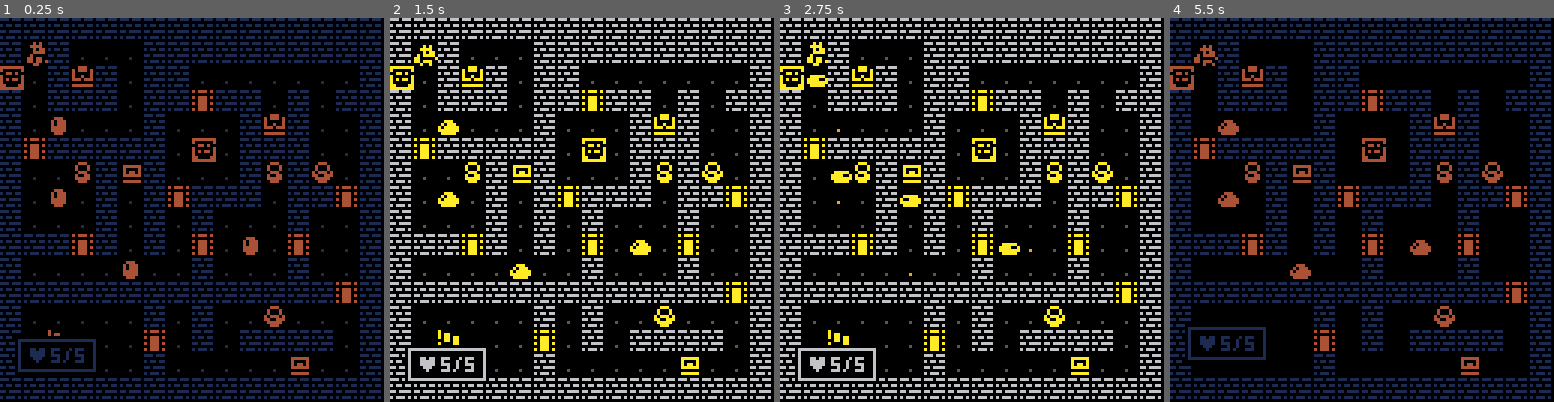
Above: before the commit, frames 1-4 (left to right).
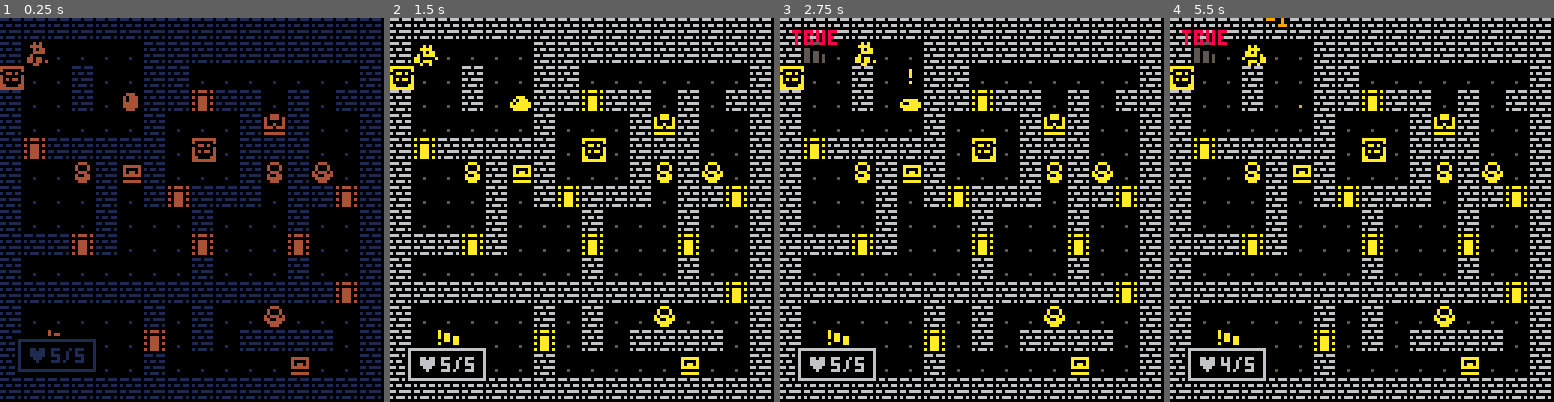
Above: after the commit, the same moments.

Repository: dryzob/pico8-games
Game: PICO-8 cartridge pork.p8
The game is run twice, just before and just after one commit, with the same random seed, the same clock (stepped at 60 frames per second) and the same inputs.
Inputs:
- Up to frame 1 (0.25 s): no input
- Up to frame 2 (1.5 s): tap X (X key) at 0.33, 1.07 s; tap O (Z key) at 0.7 s
- Up to frame 3 (2.75 s): hold Right 1.6-2.1 s; tap O (Z key) at 1.7, 2.1, 2.5 s; tap X (X key) at 1.85 s; hold Up 2.15-2.42 s; hold Right from 2.47 s (still down)
- Up to frame 4 (5.5 s): tap O (Z key) every 0.4 s from 2.9 to 5.3 s; tap X (X key) at 2.97, 4.08, 5.2 s; release Right at 3.03 s; hold Left 3.08-3.58 s; hold Down 3.63-3.97 s; hold Right 4.02-4.68 s; hold Up 4.73-5.03 s; hold Left from 5.08 s (still down)

The runs differ from the first frame. In frame 1, 1.9% of the frame differs, in the area x 12-68%, y 6-68%; in frame 2, 2.0%; in frame 3, 2.5%; in frame 4, 24%, in the area x 0-100%, y 0-100%.

Commit message:
pork - finished episode 15

Diff:
--- a/pork.p8
+++ b/pork.p8
@@ -4,7 +4,7 @@
 --[[rougelike game
 	tutorial found on youtube
 	by lazy devs
-	last ep finished: 14
+	last ep finished: 15
 ]]
 function _init()
 	t=0
@@ -324,6 +324,7 @@
 
 function iswalkable(_x,_y,mode)
 	if mode==nil then mode="" end
+	--sight
 	if not outbounds(_x,_y) then
 		local tle=mget(_x,_y)
 		if fget(tle,0)==false then
@@ -364,6 +365,43 @@
 	end
 	return true
 end
+
+function los(x1,y1,x2,y2)
+ local frst,sx,sy,dx,dy=true
+ --★
+ if dist(x1,y1,x2,y2)==1 then return true end
+ if x1<x2 then
+  sx=1
+  dx=x2-x1
+ else
+  sx=-1
+  dx=x1-x2
+ end
+ if y1<y2 then
+  sy=1
+  dy=y2-y1
+ else
+  sy=-1
+  dy=y1-y2
+ end
+ local err, e2 = dx-dy, nil
+
+ while not(x1==x2 and y1==y2) do
+  if not frst and iswalkable(x1,y1,"sight")==false then return false end
+  frst=false
+  e2=err+err
+  if e2>-dy then
+   err=err-dy
+   x1=x1+sx
+  end
+  if e2<dx then
+   err=err+dx
+   y1=y1+sy
+  end
+ end
+ return true
+end
+
 -->8
 -- ui
 
@@ -448,14 +486,13 @@
 	local m={
 		x=mx,	y=my,
 		ox=0,	oy=0,
-		sox=0,	soy=0,
 		flp=false,
-		mov=nil,
 		ani={},
 		flash=0,
 		hp=mob_hit[typ],
 		hpmax=mob_hit[typ],
-		atk=mob_atk[typ]
+		atk=mob_atk[typ],
+		task=ai_wait
 	}
 	for i=0,3 do
 		add(m.ani,mob_ani[typ]+i)
@@ -505,30 +542,55 @@
 	for m in all(mob) do
 		if m!=p_mob then
 			m.mov=nil
-			if dist(m.x,m.y,p_mob.x,p_mob.y)==1 then
-				-- attack
-				dx,dy=p_mob.x-m.x,p_mob.y-m.y
-				mobbump(m,dx,dy)
-				hitmob(m,p_mob)
-				sfx(7)
-			else
-				-- move toward
-				local bdst,bx,by=999,0,0
-				for i=1,4 do
-					local dx,dy=dirx[i],diry[i]
-					local tx,ty=m.x+dx,m.y+dy
-					if iswalkable(tx,ty,"checkmobs") then
-						local dst=dist(tx,ty,p_mob.x,p_mob.y)
-						if dst<bdst then
-							bdst,bx,by=dst,dx,dy
-						end
-					end
+			m.task(m)
+			debug[1]=los(m.x,m.y,p_mob.x,p_mob.y)
+
+		end
+	end
+end
+
+function ai_wait(m)
+	if los(m.x,m.y,p_mob.x,p_mob.y) then
+		--aggro
+		m.task=ai_attack
+		m.tx,m.ty=p_mob.x,p_mob.y
+		addfloat("!",m.x*8+2,m.y*8,10)
+	end
+end
+
+function ai_attack(m)
+	if dist(m.x,m.y,p_mob.x,p_mob.y)==1 then
+		-- attack
+		dx,dy=p_mob.x-m.x,p_mob.y-m.y
+		mobbump(m,dx,dy)
+		hitmob(m,p_mob)
+		sfx(7)
+	else
+		-- move toward
+		if los(m.x,m.y,p_mob.x,p_mob.y) then
+			m.tx,m.ty=p_mob.x,p_mob.y
+		end
+
+		if m.x==m.tx and m.y==m.ty then
+			-- de aggro
+			m.task=ai_wait
+			addfloat("?",m.x*8+2,m.y*8,10)
+		end
+
+		local bdst,bx,by=999,0,0
+		for i=1,4 do
+			local dx,dy=dirx[i],diry[i]
+			local tx,ty=m.x+dx,m.y+dy
+			if iswalkable(tx,ty,"checkmobs") then
+				local dst=dist(tx,ty,m.tx,m.ty)
+				if dst<bdst then
+					bdst,bx,by=dst,dx,dy
 				end
-				mobwalk(m,bx,by)
-				_upd=upd_aiturn
-				p_t=0
 			end
 		end
+		mobwalk(m,bx,by)
+		_upd=upd_aiturn
+		p_t=0
 	end
 end
 __gfx__
@@ -665,16 +727,16 @@
 0000000000000000000000000000000000000000000000000000000000000000000000000000000000000000000000000000000000000000000000000000000000000000000000000000000000000000000000000000000000000000000000000000000000000000000000000000000000000000000000000000000000000000
 __map__
 0202020202020202020202020202020200000000000000000000000000000000000000000000000000000000000000000000000000000000000000000000000000000000000000000000000000000000000000000000000000000000000000000000000000000000000000000000000000000000000000000000000000000000
-020f020101010202020202020202020200000000000000000000000000000000000000000000000000000000000000000000000000000000000000000000000000000000000000000000000000000000000000000000000000000000000000000000000000000000000000000000000000000000000000000000000000000000
-0601020c02010202010101010101010200000000000000000000000000000000000000000000000000000000000000000000000000000000000000000000000000000000000000000000000000000000000000000000000000000000000000000000000000000000000000000000000000000000000000000000000000000000
-02010202020102020d0202010201020200000000000000000000000000000000000000000000000000000000000000000000000000000000000000000000000000000000000000000000000000000000000000000000000000000000000000000000000000000000000000000000000000000000000000000000000000000000
-02010301010102010101020c0201010200000000000000000000000000000000000000000000000000000000000000000000000000000000000000000000000000000000000000000000000000000000000000000000000000000000000000000000000000000000000000000000000000000000000000000000000000000000
+020f010101010202020202020202020200000000000000000000000000000000000000000000000000000000000000000000000000000000000000000000000000000000000000000000000000000000000000000000000000000000000000000000000000000000000000000000000000000000000000000000000000000000
+0601010201010202010101010101010200000000000000000000000000000000000000000000000000000000000000000000000000000000000000000000000000000000000000000000000000000000000000000000000000000000000000000000000000000000000000000000000000000000000000000000000000000000
+02010102010302020d0202010201020200000000000000000000000000000000000000000000000000000000000000000000000000000000000000000000000000000000000000000000000000000000000000000000000000000000000000000000000000000000000000000000000000000000000000000000000000000000
+02010101010102010101020c0201010200000000000000000000000000000000000000000000000000000000000000000000000000000000000000000000000000000000000000000000000000000000000000000000000000000000000000000000000000000000000000000000000000000000000000000000000000000000
 020d020202020201060102020201010200000000000000000000000000000000000000000000000000000000000000000000000000000000000000000000000000000000000000000000000000000000000000000000000000000000000000000000000000000000000000000000000000000000000000000000000000000000
 02010107020a0201010102070208010200000000000000000000000000000000000000000000000000000000000000000000000000000000000000000000000000000000000000000000000000000000000000000000000000000000000000000000000000000000000000000000000000000000000000000000000000000000
-020103010201020d0202020102020d0200000000000000000000000000000000000000000000000000000000000000000000000000000000000000000000000000000000000000000000000000000000000000000000000000000000000000000000000000000000000000000000000000000000000000000000000000000000
-0201010102010201020101010201010200000000000000000000000000000000000000000000000000000000000000000000000000000000000000000000000000000000000000000000000000000000000000000000000000000000000000000000000000000000000000000000000000000000000000000000000000000000
-0202020d020102010d0103010d01010200000000000000000000000000000000000000000000000000000000000000000000000000000000000000000000000000000000000000000000000000000000000000000000000000000000000000000000000000000000000000000000000000000000000000000000000000000000
-0201010101030101020101010201010200000000000000000000000000000000000000000000000000000000000000000000000000000000000000000000000000000000000000000000000000000000000000000000000000000000000000000000000000000000000000000000000000000000000000000000000000000000
+020101010201020d0202020102020d0200000000000000000000000000000000000000000000000000000000000000000000000000000000000000000000000000000000000000000000000000000000000000000000000000000000000000000000000000000000000000000000000000000000000000000000000000000000
+0201010102010101020101010201010200000000000000000000000000000000000000000000000000000000000000000000000000000000000000000000000000000000000000000000000000000000000000000000000000000000000000000000000000000000000000000000000000000000000000000000000000000000
+0202020d020101010d0101010d01010200000000000000000000000000000000000000000000000000000000000000000000000000000000000000000000000000000000000000000000000000000000000000000000000000000000000000000000000000000000000000000000000000000000000000000000000000000000
+0201010101010101020101010201010200000000000000000000000000000000000000000000000000000000000000000000000000000000000000000000000000000000000000000000000000000000000000000000000000000000000000000000000000000000000000000000000000000000000000000000000000000000
 02020202020202020202020202020d0200000000000000000000000000000000000000000000000000000000000000000000000000000000000000000000000000000000000000000000000000000000000000000000000000000000000000000000000000000000000000000000000000000000000000000000000000000000
 0201010101010201020101080101010200000000000000000000000000000000000000000000000000000000000000000000000000000000000000000000000000000000000000000000000000000000000000000000000000000000000000000000000000000000000000000000000000000000000000000000000000000000
 02010e0101010d01020102020202010200000000000000000000000000000000000000000000000000000000000000000000000000000000000000000000000000000000000000000000000000000000000000000000000000000000000000000000000000000000000000000000000000000000000000000000000000000000
